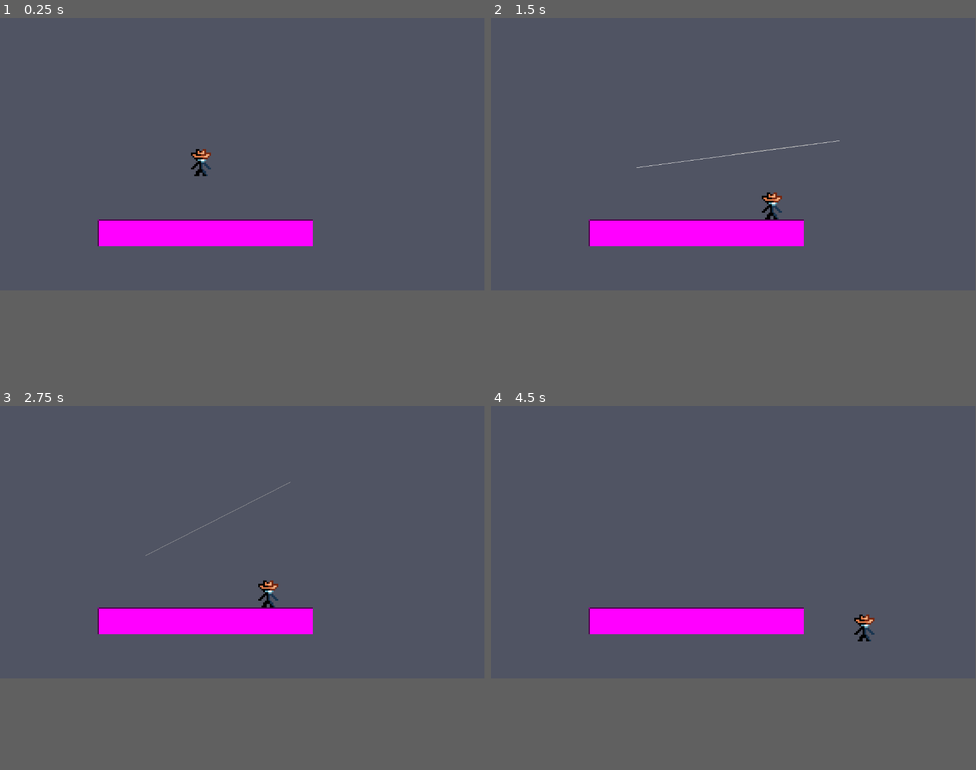
Above: before the commit, frames 1-4 (two rows, left to right).
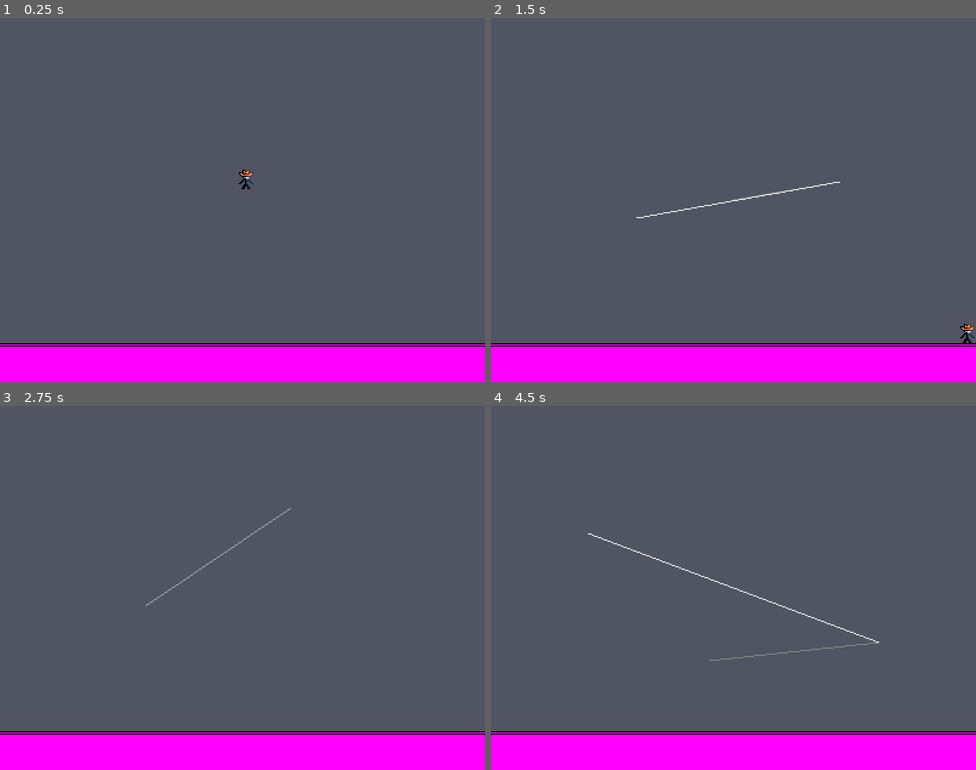
Above: after the commit, the same moments.

Repository: Jcodefox/GMTK-2025
Game: Godot game, scene res://scenes/topscenes/gameplay_topscene.tscn
The game is run twice, just before and just after one commit, with the same random seed, the same clock (stepped at 60 frames per second) and the same inputs.
Inputs (mouse positions are in pixels of both pictures, inside the frame that each line leads up to):
- Up to frame 1 (0.25 s): no input
- Up to frame 2 (1.5 s): move the mouse to (840, 141) at 0.52 s; hold D (move_right) from 0.53 s (still down); tap Space (move_jump) at 0.77 s; move the mouse to (636, 167) at 1.27 s
- Up to frame 3 (2.75 s): tap Space (move_jump) at 1.52 s; move the mouse to (291, 482) at 2.02 s; release D (move_right) at 2.03 s; hold A (move_left) from 2.03 s (still down)
- Up to frame 4 (4.5 s): move the mouse to (709, 595) at 2.77 s; release A (move_left) at 2.78 s; hold D (move_right) 2.78-4.28 s; tap Space (move_jump) at 3.02, 3.77 s; move the mouse to (879, 584) at 3.52 s; move the mouse to (588, 500) at 4.27 s; hold A (move_left) from 4.28 s (still down)
The window is 799x449 before the commit and 800x600 after it. Grey fills any space a smaller window leaves; there, only what the larger window draws over its background counts as a difference.

The runs differ from the first frame. In frame 1, 14% of the frame differs, in the area x 0-100%, y 36-100%; in frame 2, 14%, in the area x 0-100%, y 33-100%; in frame 3, 14%; in frame 4, 14%.

Commit message:
Adjust screen dimensions

Diff:
--- a/project.godot
+++ b/project.godot
@@ -14,6 +14,12 @@
 run/main_scene="uid://dwe36qbpqlr3w"
 config/features=PackedStringArray("4.4", "GL Compatibility")
 config/icon="res://icon.svg"
+
+[display]
+
+window/size/viewport_width=400
+window/size/viewport_height=300
+window/stretch/mode="viewport"
 
 [input]
 
--- a/scenes/prefabs/player.tscn
+++ b/scenes/prefabs/player.tscn
@@ -4,15 +4,14 @@
 [ext_resource type="Texture2D" uid="uid://c5agtf2hvhq7j" path="res://assets/art/player/tiny_cowboy_stick_gmtk_concept.png" id="2_n0leu"]
 
 [sub_resource type="RectangleShape2D" id="RectangleShape2D_tou0u"]
-size = Vector2(32, 56)
+size = Vector2(8, 14)
 
 [node name="Player" type="CharacterBody2D"]
 script = ExtResource("1_tou0u")
 
 [node name="Sprite2D" type="Sprite2D" parent="."]
-scale = Vector2(4, 4)
 texture = ExtResource("2_n0leu")
 
 [node name="CollisionShape2D" type="CollisionShape2D" parent="."]
-position = Vector2(0, 4)
+position = Vector2(0, 1)
 shape = SubResource("RectangleShape2D_tou0u")
--- a/scenes/topscenes/gameplay_topscene.tscn
+++ b/scenes/topscenes/gameplay_topscene.tscn
@@ -13,10 +13,6 @@
 
 [node name="Player" parent="." instance=ExtResource("1_rncwu")]
 position = Vector2(478, 262)
-jump_force = 700.0
-max_jump_held_time = 0.5
-jump_gravity = 490.0
-terminal_velocity = 1000.0
 
 [node name="Lasso" parent="." instance=ExtResource("2_u55sw")]
 
@@ -39,3 +35,6 @@
 
 [node name="CollisionShape2D" type="CollisionShape2D" parent="StaticBody2D"]
 shape = SubResource("RectangleShape2D_u55sw")
+
+[node name="Camera2D" type="Camera2D" parent="."]
+position = Vector2(475, 361)
--- a/scripts/prefabs/player.gd
+++ b/scripts/prefabs/player.gd
@@ -19,7 +19,7 @@
 
 @export_group("Gravity")
 @export var jump_gravity: float = 980
-@export var terminal_velocity: float = 100.0
+@export var terminal_velocity: float = 1000
 
 var jump_held_time: float = INF
 var last_jump_attempt: float = INF
